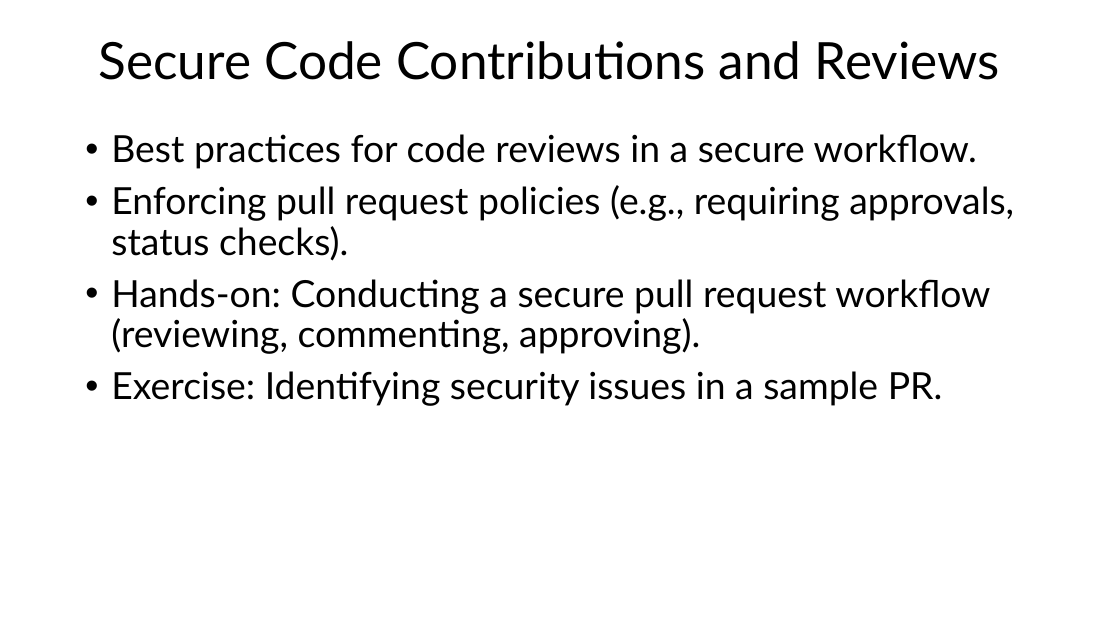
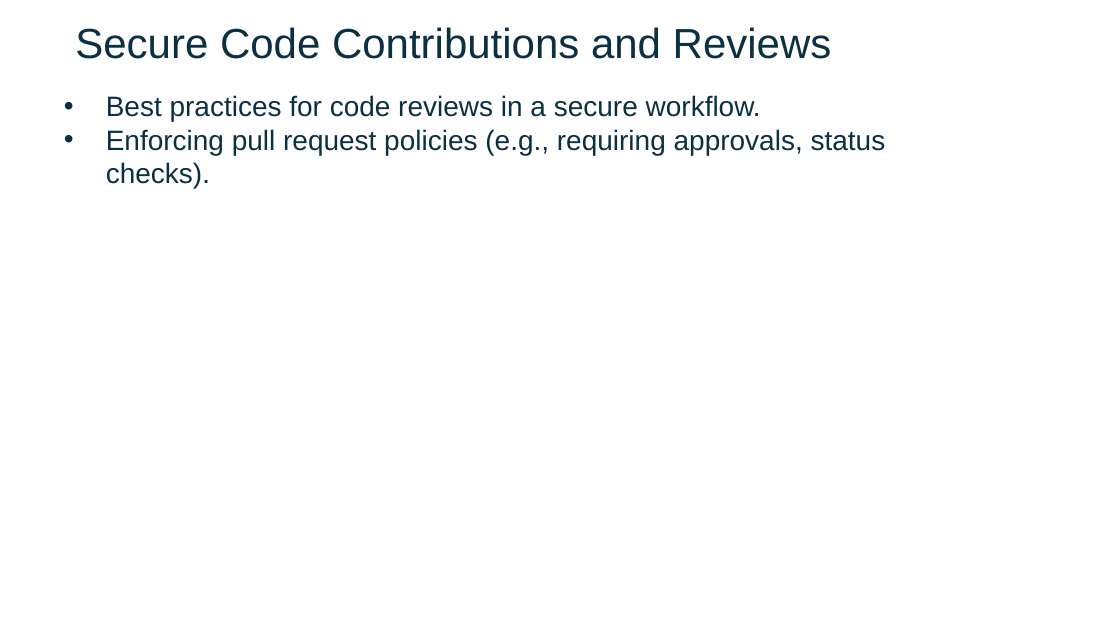
Before and after one commit to FSCJ-FacultyDev/SWC-Columbus-2025, a slide deck: slide 12 of Slides-Day1.pptx. Drawn at 1120x630 pixels with LibreOffice and Linux fonts; fonts in the diff are those of the drawing; background and template pictures are left out. Boxes give left, top, right and bottom in pixels: in the first picture for what was removed or moved away, otherwise in the second. Text is boxed around its words. In the diff, an @@ line names an element or a change of style, - is before the commit and + after.

```diff
--- a/Slides-Day1.pptx
+++ b/Slides-Day1.pptx
@@ text "Secure Code Contributions and Reviews": place and size @@
-text "Secure Code Contributions and Reviews" at box(99, 41, 1000, 80)
+text "Secure Code Contributions and Reviews" at box(75, 27, 832, 59)
@@ text "Secure Code Contributions and Reviews" at box(75, 27, 832, 59): size 44 to 36 pt, font Lato to Arial, text colour #000000 to #0B3041; indent changed; line spacing 0.9 to 1; vertical alignment middle to top @@
@@ text added at box(106, 95, 886, 188), 24 pt, text #0B3041 @@
+• Best practices for code reviews in a secure workflow.
+• Enforcing pull request policies (e.g., requiring approvals, status checks).
@@ text removed at box(111, 134, 1014, 406) @@
-• Best practices for code reviews in a secure workflow.
-• Enforcing pull request policies (e.g., requiring approvals, status checks).
-• Hands-on: Conducting a secure pull request workflow (reviewing, commenting, approving).
-• Exercise: Identifying security issues in a sample PR.
```
Also in this commit, not shown: 25 other slides changed, 9 slides added, 6 slides removed, 6 other files.
